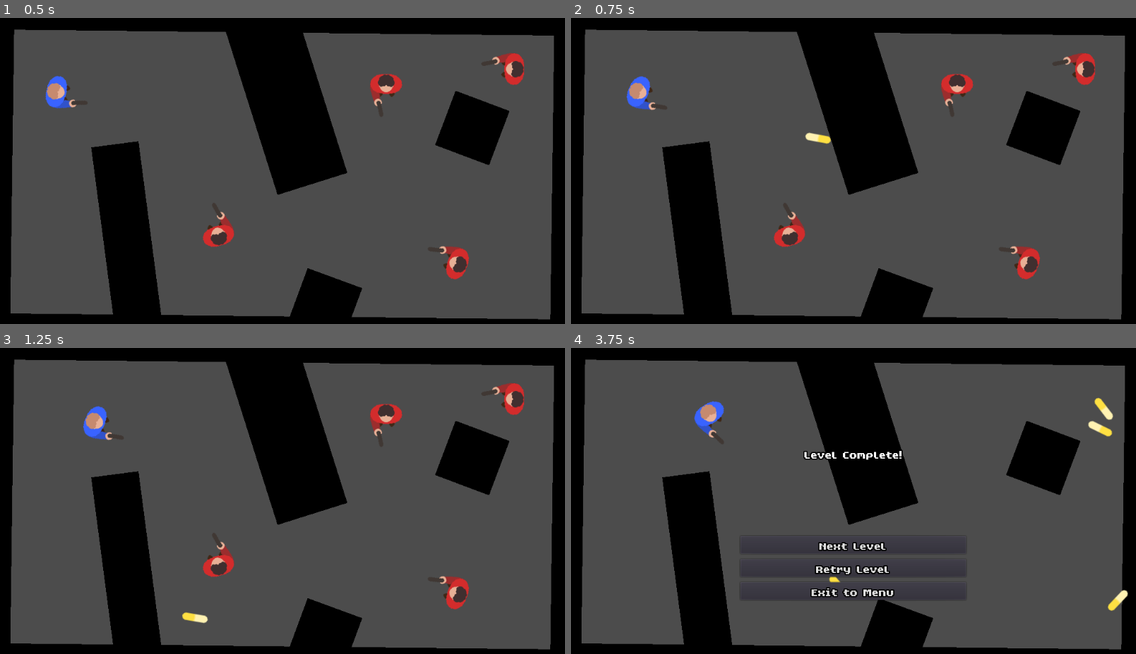
Above: before the commit, frames 1-4 (two rows, left to right).
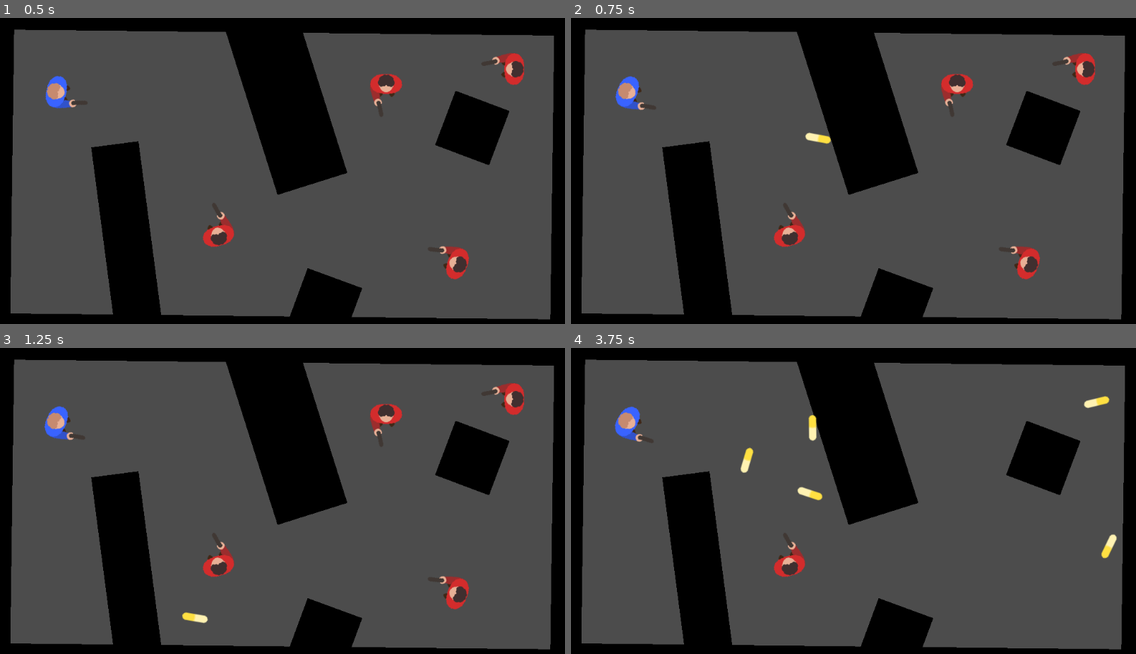
Above: after the commit, the same moments.

Repository: MichaelRRyan/ricochet
Game: Godot game, scene res://scenes/gameplay.tscn
Same seed, same stepped clock (60 frames per second), same inputs: the game is played once before the commit and once after it.
Inputs (mouse positions are in pixels of both pictures, inside the frame that each line leads up to):
- Up to frame 1 (0.5 s): no input
- Up to frame 2 (0.75 s): tap Enter at 0.5 s; move the mouse to (977, 155) at 0.52 s; press the mouse at (977, 155) at 0.53 s; hold D (move_right) from 0.53 s (still down)
- Up to frame 3 (1.25 s): keep holding D (move_right)
- Up to frame 4 (3.75 s): move the mouse to (740, 519) at 1.27 s; release D (move_right) at 1.28 s; release the mouse at (740, 519) at 1.28 s; hold S (move_down) 1.28-2.03 s; click (740, 519) at 1.35 s; move the mouse to (910, 430) at 2.02 s; press the mouse at (910, 430) at 2.03 s; hold D (move_right) 2.03-2.78 s; move the mouse to (825, 568) at 2.77 s; release the mouse at (825, 568) at 2.78 s; hold W (move_up) 2.78-3.53 s; click (825, 568) at 2.85 s; move the mouse to (1023, 553) at 3.52 s; press the mouse at (1023, 553) at 3.53 s; hold A (move_left) from 3.53 s (still down)

Frame 1 is identical in both runs. In frame 2, 0.6% of the frame differs, in the area x 7-15%, y 18-31%; in frame 3, 0.8%; in frame 4, 3.4%, in the area x 7-99%, y 15-86%.

Commit message:
Removed player movement and fixed warning

Diff:
--- a/scripts/player.gd
+++ b/scripts/player.gd
@@ -8,19 +8,19 @@
 
 
 #-------------------------------------------------------------------------------
-func _physics_process(_delta):
-	var movement = Vector2.ZERO
-
-	if Input.is_action_pressed("move_left"):
-		movement.x -= SPEED
-	if Input.is_action_pressed("move_right"):
-		movement.x += SPEED
-	if Input.is_action_pressed("move_up"):
-		movement.y -= SPEED
-	if Input.is_action_pressed("move_down"):
-		movement.y += SPEED
-
-	movement = move_and_slide(movement)
+#func _physics_process(_delta):
+#	var movement = Vector2.ZERO
+#
+#	if Input.is_action_pressed("move_left"):
+#		movement.x -= SPEED
+#	if Input.is_action_pressed("move_right"):
+#		movement.x += SPEED
+#	if Input.is_action_pressed("move_up"):
+#		movement.y -= SPEED
+#	if Input.is_action_pressed("move_down"):
+#		movement.y += SPEED
+#
+#	movement = move_and_slide(movement)
 
 
 #-------------------------------------------------------------------------------
--- a/scripts/ui/level_complete_screen.gd
+++ b/scripts/ui/level_complete_screen.gd
@@ -8,7 +8,7 @@
 
 #-------------------------------------------------------------------------------
 func _on_RetryButton_pressed():
-	get_tree().reload_current_scene()
+	var _r = get_tree().reload_current_scene()
 	get_tree().paused = false
 
 
--- a/scripts/ui/level_failed_screen.gd
+++ b/scripts/ui/level_failed_screen.gd
@@ -8,7 +8,7 @@
 
 #-------------------------------------------------------------------------------
 func _on_RetryButton_pressed():
-	get_tree().reload_current_scene()
+	var _r = get_tree().reload_current_scene()
 	get_tree().paused = false
 
 
